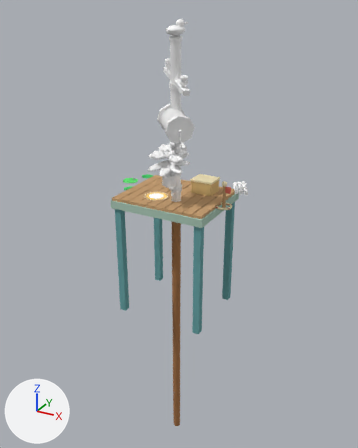
Renders of the glTF model godot/assets/models/facilities/legacy_home/salvage_station.glb from each side of a commit.
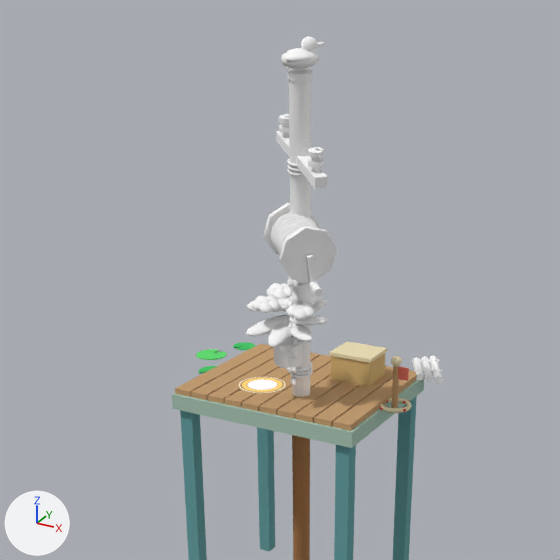
Each version appears first whole from a 50 mm camera at (6.8, -35.1, 12.5) aimed at (-8.8, -6.8, -1.7), and next in a close-up on the part from 6% to 86% of the width and 0% to 64% of the height. The lights are fixed; the arrows at lower left show +X, +Y and +Z. The last two pictures show the newer version. Vertices at exactly the same position are counted once.

In view in the first close-up: '绞盘打捞台-海上区域-01.001', '绞盘打捞台-海下基座-02.001'.
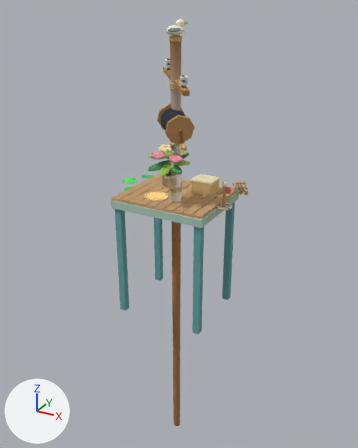
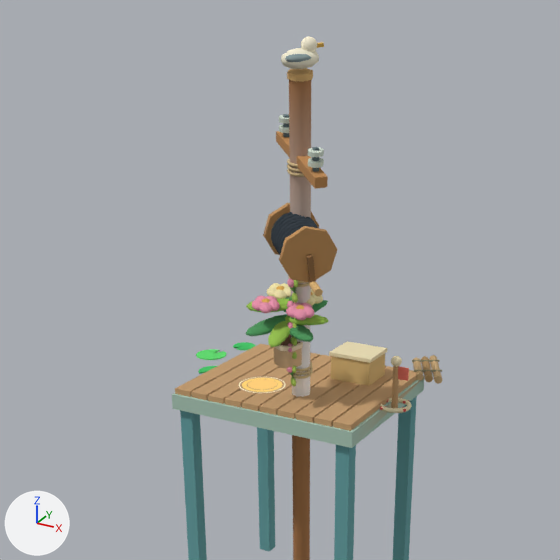
What differs and where, as boxes [x1, y1, x2, y2] in the close-ups (560 x 560 px):
part 1 of me_solar_cabin_harbor_surroundings_surface_1_001, recoloured
    both: [246, 42, 442, 415]
part 2 of me_solar_cabin_harbor_surroundings_surface_1_001, recoloured (white to beige)
    both: [247, 36, 324, 390]

The change in detail:
me_solar_cabin_harbor_surroundings_surface_1_001 has 5001 vertices, 9241 faces and spans x -12.92..-3.99, y -12.48..-4.27, z 1.12..11.89.
me_solar_cabin_harbor_surroundings_surface_1_001 is used by ob_绞盘打捞台_海上区域_01_001; location (0.0, 0.0, 0.0).
me_solar_cabin_harbor_surroundings_surface_1_001 part 1: 4190 faces centred in x -9.13..-4.05, y -12.4..-4.3, z 1.13..11.73 are repainted in the vertex colours; the middle colour goes from white #ffffff to green #5d984d.
me_solar_cabin_harbor_surroundings_surface_1_001 part 2: 3952 faces centred in x -9.13..-4.87, y -12.3..-5.05, z 1.13..11.88 are repainted in the vertex colours; the middle colour goes from white #ffffff to beige #edbdaf.
